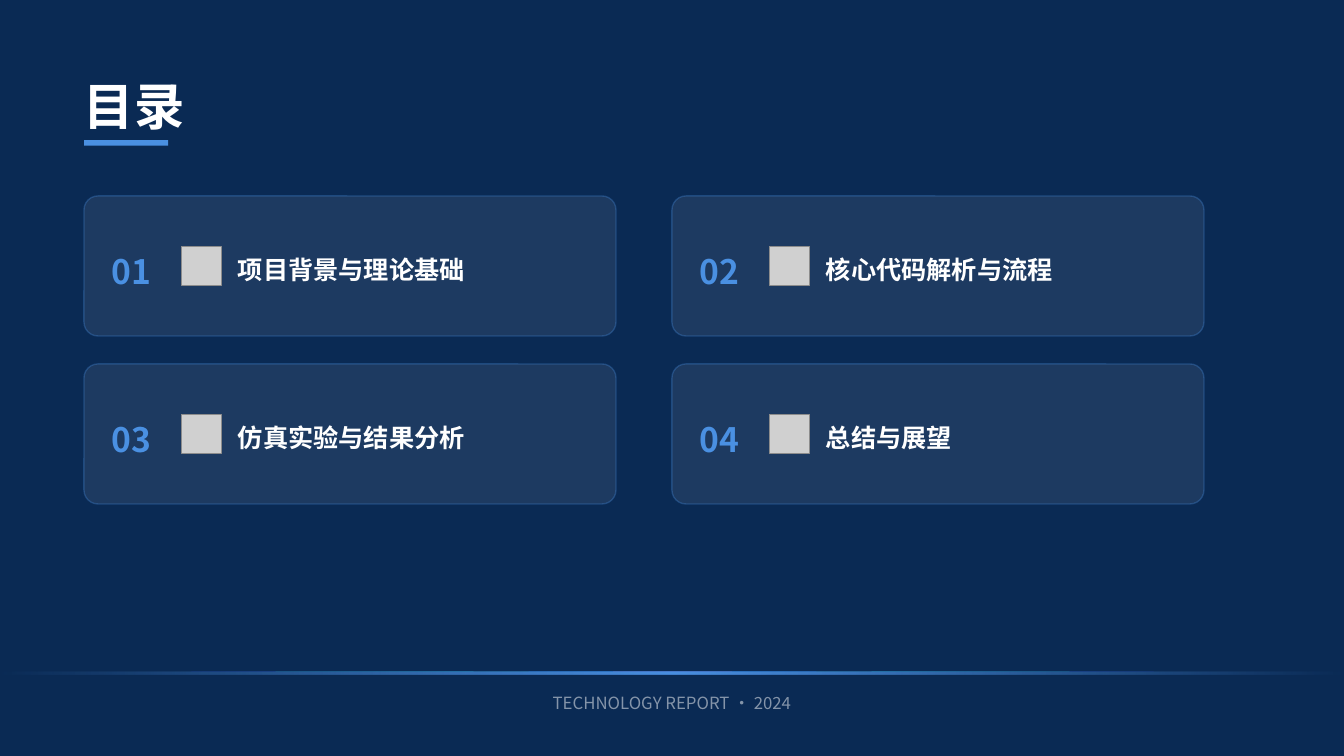
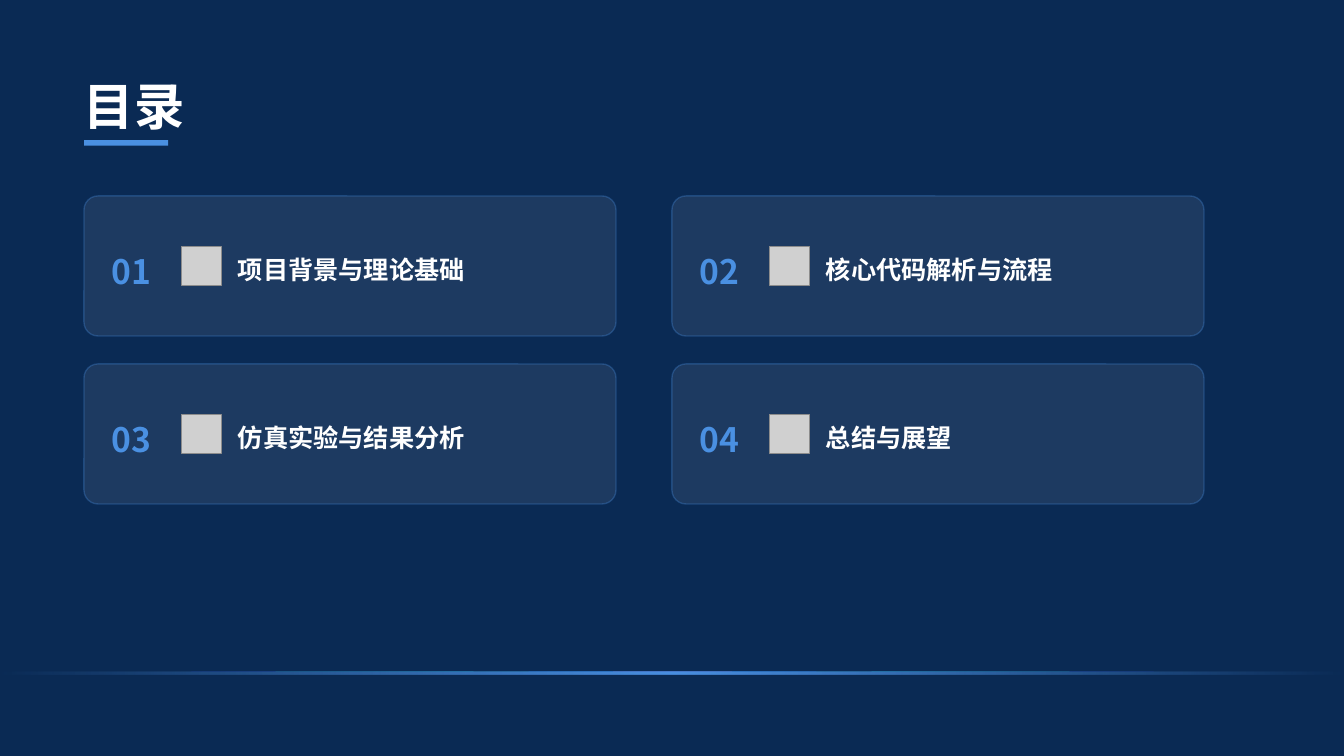
Before and after one commit to TWB0703/QGSpring, a slide deck: slide 2 of qg中期考核/项目文件/差分隐私编队控制项目复现报告.pptx. Drawn at 1344x756 pixels with LibreOffice and Linux fonts; fonts in the diff are those of the drawing; grey boxes stand for pictures; background and template pictures are left out. Boxes give left, top, right and bottom in pixels: in the first picture for what was removed or moved away, otherwise in the second. Text is boxed around its words. In the diff, an @@ line names an element or a change of style, - is before the commit and + after.

```diff
--- a/qg中期考核/项目文件/差分隐私编队控制项目复现报告.pptx
+++ b/qg中期考核/项目文件/差分隐私编队控制项目复现报告.pptx
@@ text removed at <box>553,696,791,709</box> @@
-TECHNOLOGY REPORT · 2024
```
Also in this commit, not shown: 3 other slides changed, 1 other file.
